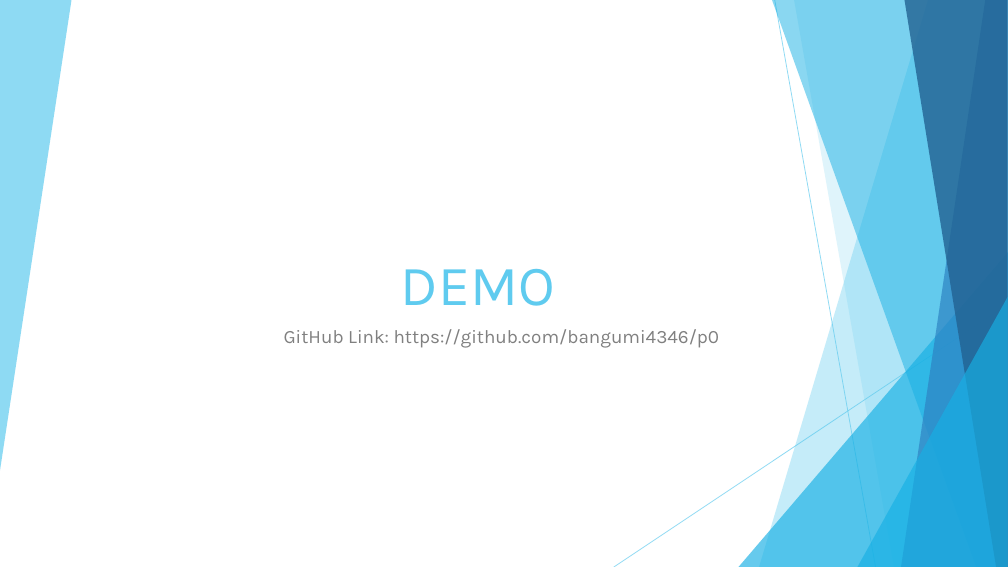
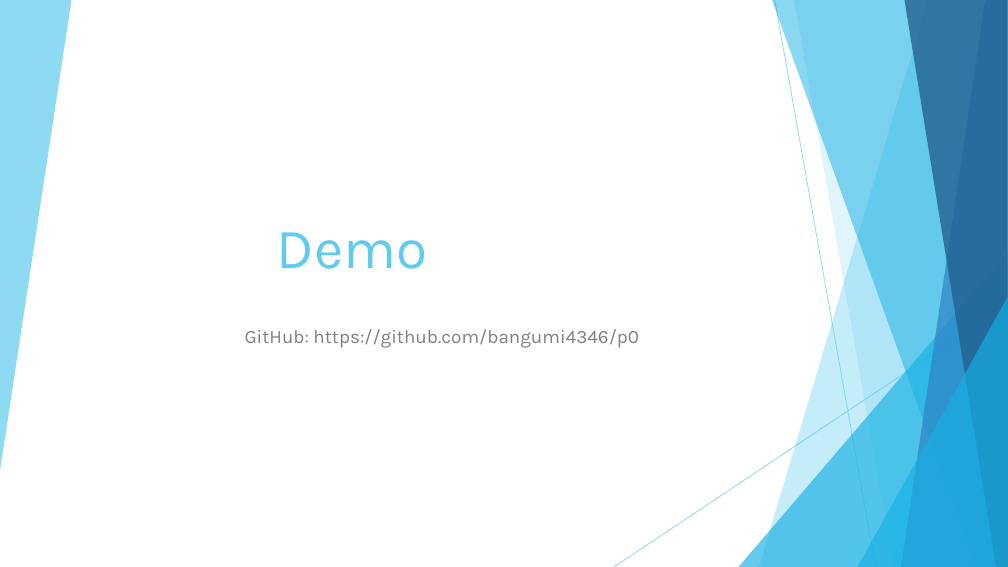
Before and after one commit to bangumi4346/p0, a slide deck: slide 11 of presentation.pptx (slide 9 before the commit). Drawn at 1008x567 pixels with LibreOffice and Linux fonts; fonts in the diff are those of the drawing. Boxes give left, top, right and bottom in pixels: in the first picture for what was removed or moved away, otherwise in the second. Text is boxed around its words. In the diff, an @@ line names an element or a change of style, - is before the commit and + after.

```diff
--- a/presentation.pptx
+++ b/presentation.pptx
@@ title at (277, 232, 427, 269): text changed @@
-DEMO
+Demo
@@ subtitle at (245, 329, 639, 348): text changed @@
-GitHub Link: https://github.com/bangumi4346/p0
+GitHub: https://github.com/bangumi4346/p0
```
Also in this commit, not shown: 1 other slide changed, 3 slides added, 1 slide removed, 3 other files.
